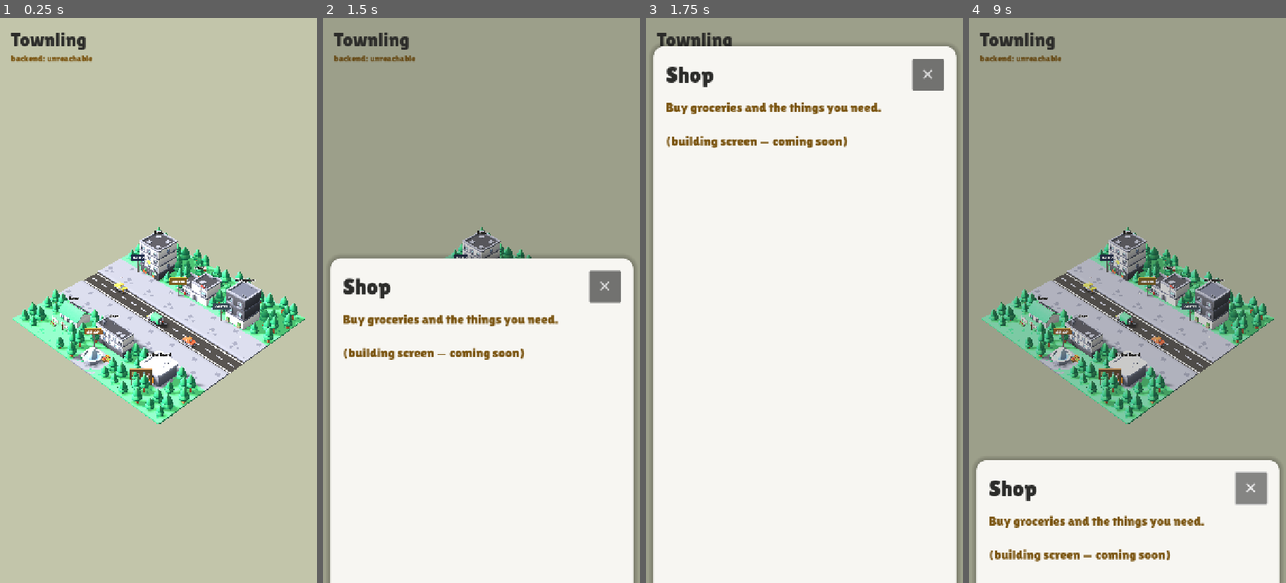
Above: before the commit, frames 1-4 (left to right).
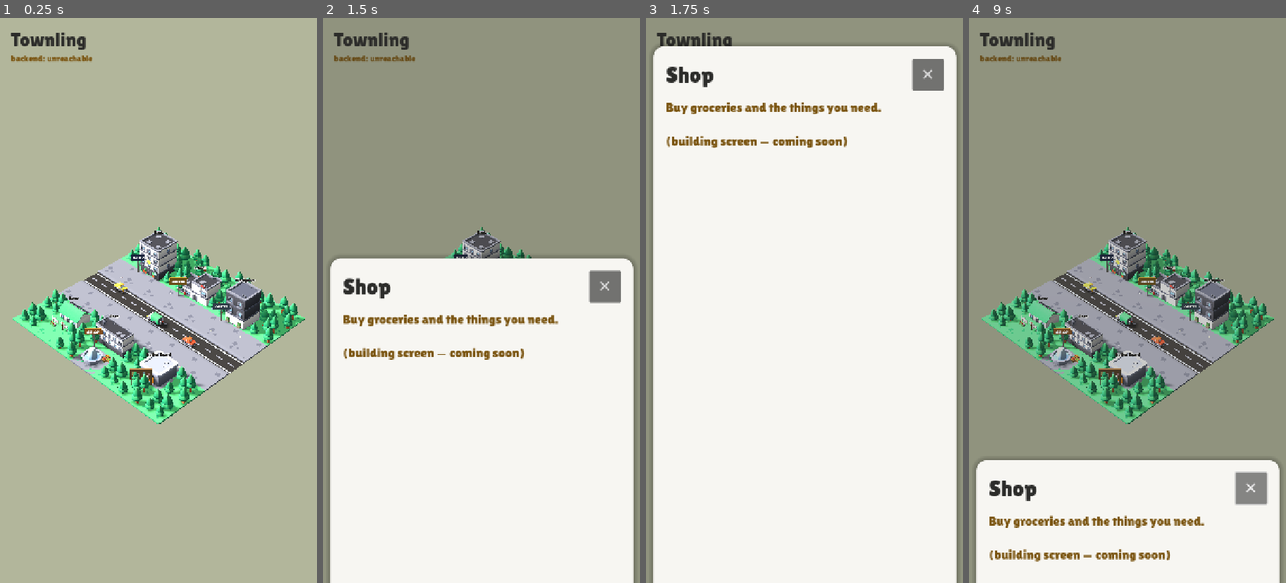
Above: after the commit, the same moments.

Repository: ayeshaverdan/townling
Game: Godot game, scene res://scenes/diorama.tscn
Two runs of this game, one before a commit and one after it. Both use one fixed random seed, a clock stepped at 60 frames per second and the inputs below.
Inputs (mouse positions are in pixels of both pictures, inside the frame that each line leads up to):
- Up to frame 1 (0.25 s): no input
- Up to frame 2 (1.5 s): tap Enter at 0.5 s; move the mouse to (551, 272) at 0.52 s; click (551, 272) at 0.67 s; tap Space at 1.25 s; move the mouse to (418, 328) at 1.27 s; click (418, 328) at 1.42 s
- Up to frame 3 (1.75 s): no input
- Up to frame 4 (9 s): click "✕" at 2 s; tap Enter at 2.75, 4.25 s; move the mouse to (1159, 176) at 2.77 s; click (1159, 176) at 2.92 s; tap Space at 3.5, 5 s; move the mouse to (1111, 413) at 3.52 s; click (1111, 413) at 3.67 s; move the mouse to (1222, 385) at 4.27 s; click (1222, 385) at 4.42 s; move the mouse to (1032, 215) at 5.02 s; click (1032, 215) at 5.17 s; move the mouse to (1143, 300) at 5.77 s; click (1143, 300) at 5.92 s; move the mouse to (1079, 159) at 6.52 s; click (1079, 159) at 6.67 s; move the mouse to (1197, 272) at 7.27 s; click (1197, 272) at 7.42 s; move the mouse to (1064, 328) at 8.02 s; click (1064, 328) at 8.17 s; click "✕" at 8.75 s

The runs differ from the first frame. In frame 1, 8.8% of the frame differs, in the area x 4-96%, y 37-72%; in frame 2, less than 0.1%; in frame 3, less than 0.1%; in frame 4, less than 0.1%.

Commit message:
Lower exposure for the brighter default kit colors
The lighting was tuned for the darker warm-remapped colormap; with default
kit albedos (near-white walls) the same energies overexposed the scene.
Sun 1.0 -> 0.8, ambient 0.45 -> 0.33, backdrop one step deeper. Warmth,
long soft shadows and filmic tonemap unchanged.

Co-Authored-By: Claude Opus 4.8 <noreply@anthropic.com>

Diff:
--- a/game/scripts/diorama.gd
+++ b/game/scripts/diorama.gd
@@ -117,7 +117,7 @@
 	# long, soft shadows that ground the diorama; the warm-sage backdrop and
 	# the colormap's warm families carry the mood.
 	sun.rotation = Vector3(deg_to_rad(-38.0), deg_to_rad(-55.0), 0.0)
-	sun.light_energy = 1.0
+	sun.light_energy = 0.8
 	sun.light_color = Color("fff1dc")     # gently golden, ~5000K
 	sun.shadow_enabled = true
 	sun.shadow_opacity = 0.9
@@ -127,9 +127,9 @@
 	($Sun2 as DirectionalLight3D).visible = false
 
 	var env := ($WorldEnvironment as WorldEnvironment).environment
-	env.background_color = Color("c2c5aa")           # warm sage backdrop
+	env.background_color = Color("b2b69b")           # warm sage backdrop, a step deeper
 	env.ambient_light_color = Color("c6c8bc")        # sage-grey fill, cooler than sun
-	env.ambient_light_energy = 0.45
+	env.ambient_light_energy = 0.33
 	env.tonemap_mode = Environment.TONE_MAPPER_FILMIC
 
 
